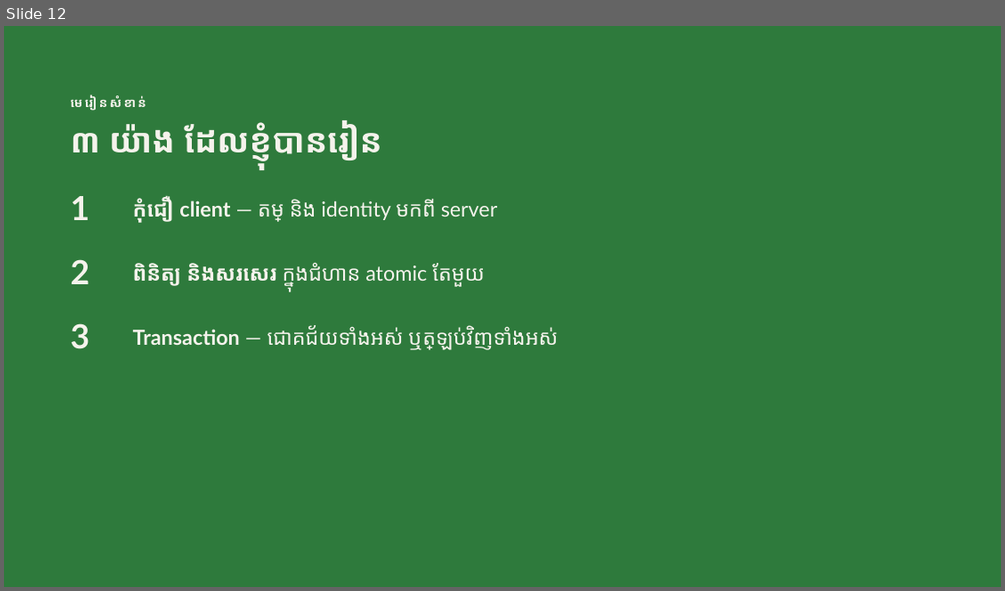
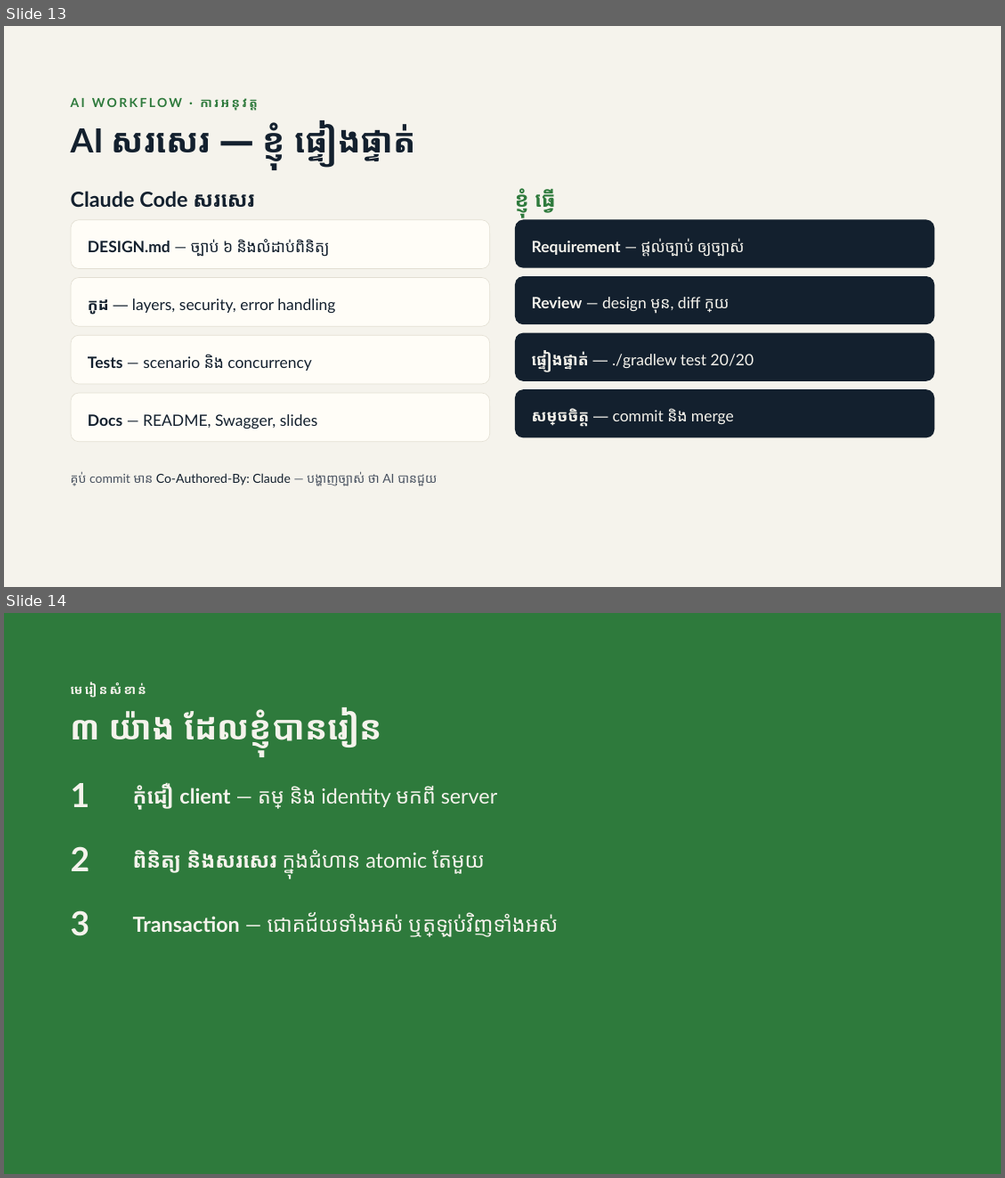
Before and after one commit to NemSothea/event-tickets-api, a slide deck: docs/Event-Tickets-API-Defense.pptx. Shown one above the other, each under a label of ours: slide 12 before the commit, slides 13 and 14 after it. The pictures are 1005x591 and 1005x1178 pixels, drawn with LibreOffice and Linux fonts; fonts in the diff are those of the drawing. Boxes give left, top, right and bottom in pixels: in the first picture for what was removed or moved away, otherwise in the second. Text is boxed around its words. In the diff, an @@ line names an element or a change of style, - is before the commit and + after.

```diff
--- a/docs/Event-Tickets-API-Defense.pptx
+++ b/docs/Event-Tickets-API-Defense.pptx
@@ slide 13 added at (x1=4, y1=26, x2=1001, y2=587), background #F5F3EC @@
@@ text added at (x1=200, y1=99, x2=257, y2=111), 12 pt, text #2E7A3C, bold @@
+AI WORKFLOW · ការអនុវត្ត
@@ text added at (x1=71, y1=121, x2=415, y2=161), 32 pt, text #13202E, bold @@
+AI សរសេរ — ខ្ញុំ ផ្ទៀងផ្ទាត់
@@ text added at (x1=71, y1=191, x2=254, y2=207), 20 pt, text #13202E, bold @@
+Claude Code សរសេរ
@@ text added at (x1=515, y1=188, x2=554, y2=212), 20 pt, text #2E7A3C, bold @@
+ខ្ញុំ ធ្វើ
@@ rounded rectangle added at (x1=71, y1=220, x2=489, y2=268), fill #FFFDF7, outline #E2DED2 0.5 pt @@
@@ text added at (x1=88, y1=239, x2=330, y2=257), 15 pt, text #13202E @@
+DESIGN.md — ច្បាប់ ៦ និងលំដាប់ពិនិត្យ
@@ rounded rectangle added at (x1=515, y1=220, x2=934, y2=268), fill #13202E @@
@@ text added at (x1=532, y1=238, x2=744, y2=257), 15 pt, text #F5F3EC @@
+Requirement — ផ្តល់ច្បាប់ ឲ្យច្បាស់
@@ rounded rectangle added at (x1=71, y1=277, x2=489, y2=326), fill #FFFDF7, outline #E2DED2 0.5 pt @@
@@ rounded rectangle added at (x1=515, y1=276, x2=934, y2=325), fill #13202E @@
@@ text added at (x1=88, y1=298, x2=335, y2=314), 15 pt, text #13202E @@
+កូដ — layers, security, error handling
@@ text added at (x1=532, y1=297, x2=729, y2=313), 15 pt, text #F5F3EC @@
+Review — design មុន, diff ក្រោយ
@@ rounded rectangle added at (x1=71, y1=335, x2=489, y2=384), fill #FFFDF7, outline #E2DED2 0.5 pt @@
@@ rounded rectangle added at (x1=515, y1=332, x2=934, y2=381), fill #13202E @@
@@ text added at (x1=88, y1=354, x2=312, y2=370), 15 pt, text #13202E @@
+Tests — scenario និង concurrency
@@ text added at (x1=532, y1=351, x2=753, y2=370), 15 pt, text #F5F3EC @@
+ផ្ទៀងផ្ទាត់ — ./gradlew test 20/20
@@ rounded rectangle added at (x1=71, y1=393, x2=489, y2=441), fill #FFFDF7, outline #E2DED2 0.5 pt @@
@@ rounded rectangle added at (x1=515, y1=389, x2=934, y2=438), fill #13202E @@
@@ text added at (x1=88, y1=414, x2=317, y2=428), 15 pt, text #13202E @@
+Docs — README, Swagger, slides
@@ text added at (x1=532, y1=408, x2=734, y2=426), 15 pt, text #F5F3EC @@
+សម្រេចចិត្ត — commit និង merge
@@ text added at (x1=71, y1=471, x2=437, y2=486), 12 pt, text #4A5361 @@
+គ្រប់ commit មាន Co-Authored-By: Claude — បង្ហាញច្បាស់ ថា AI បានជួយ
@@ what was slide 12 is now slide 14 @@
```
Also in this commit, not shown: 1 slide changed, 1 other slide added, 1 other file.
